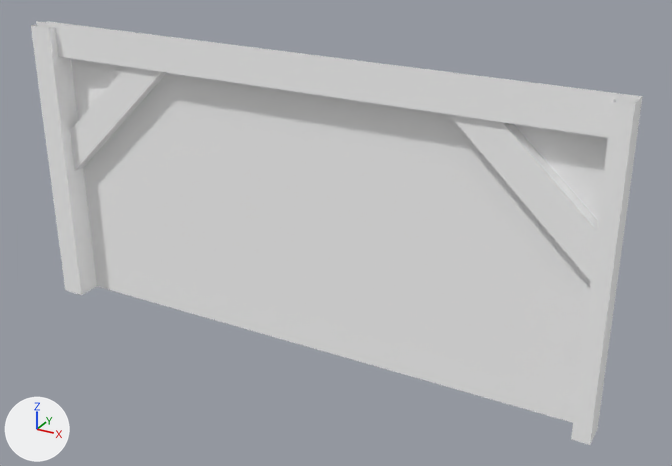
The glTF model assets/synty/simple_fantasy_interiors/models/SM_Env_Wall_Short_01.glb: old version first, new version second.
Both versions are drawn from a 50 mm lens placed at (0.0606, -0.0589, 0.0405), pointed at (0.0282, 0.0, 0.0111). Lighting does not change. The marker at lower left points along +X, +Y and +Z.

In view in the first picture: 'SM_Env_Wall_Short_01'.
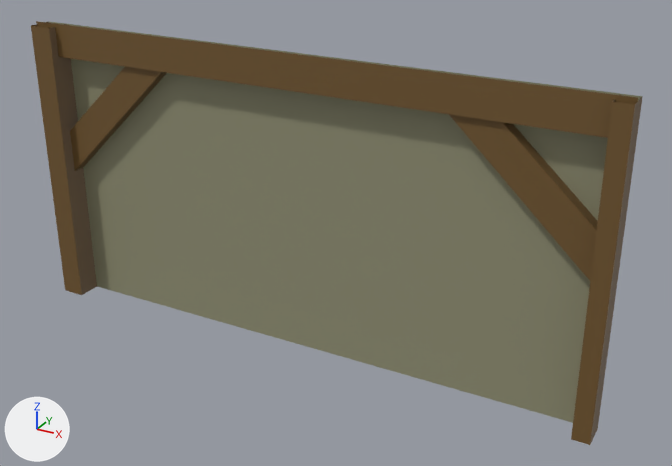
The change, as a diff of the scene's bpy script:
```diff
--- a/assets/synty/simple_fantasy_interiors/models/SM_Env_Wall_Short_01.glb.py
+++ b/assets/synty/simple_fantasy_interiors/models/SM_Env_Wall_Short_01.glb.py
@@ img_simplefantasyinteriorstexture @@
+img_simplefantasyinteriorstexture = load_image('SimpleFantasyInteriorsTexture', '_unpacked/SimpleFantasyInteriorsTexture', 1024, 1024, 'sRGB')
@@ mat_lambert1 @@
 mat_lambert1 = principled_material('lambert1')
-mat_lambert1.base_color = (1.0, 1.0, 1.0)  # white #ffffff
+mat_lambert1.texture = img_simplefantasyinteriorstexture
 mat_lambert1.roughness = 0.553
```

Pixel boxes (x1, y1, x2, y2) of what changed, in the pictures (672 x 466 px):
'SM_Env_Wall_Short_01', surface changed (grey to yellow): (31, 21, 643, 445) in both
